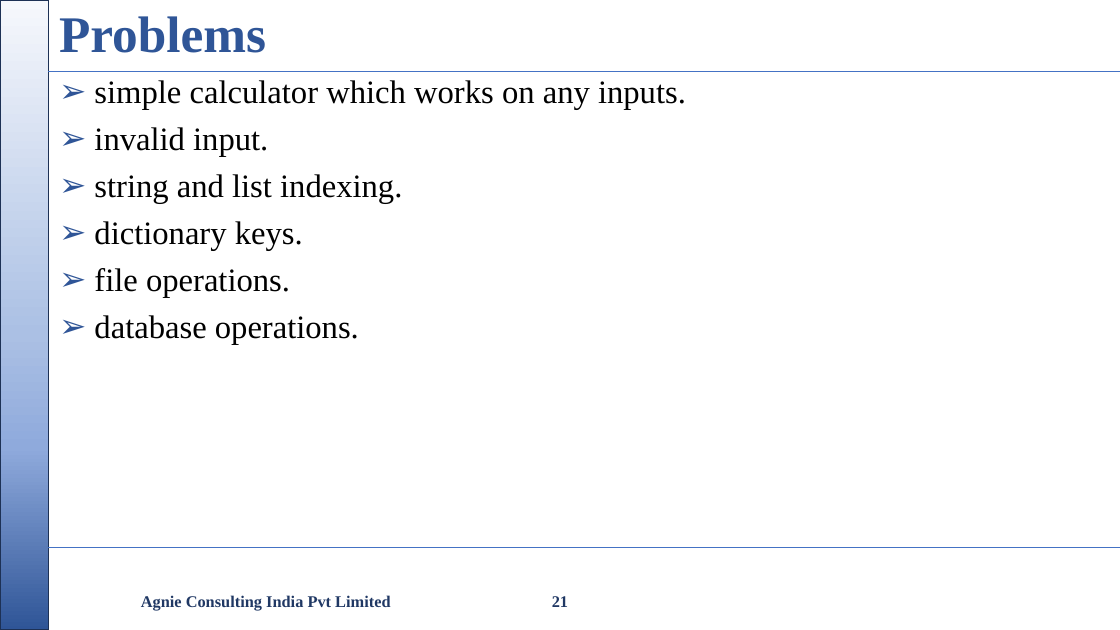
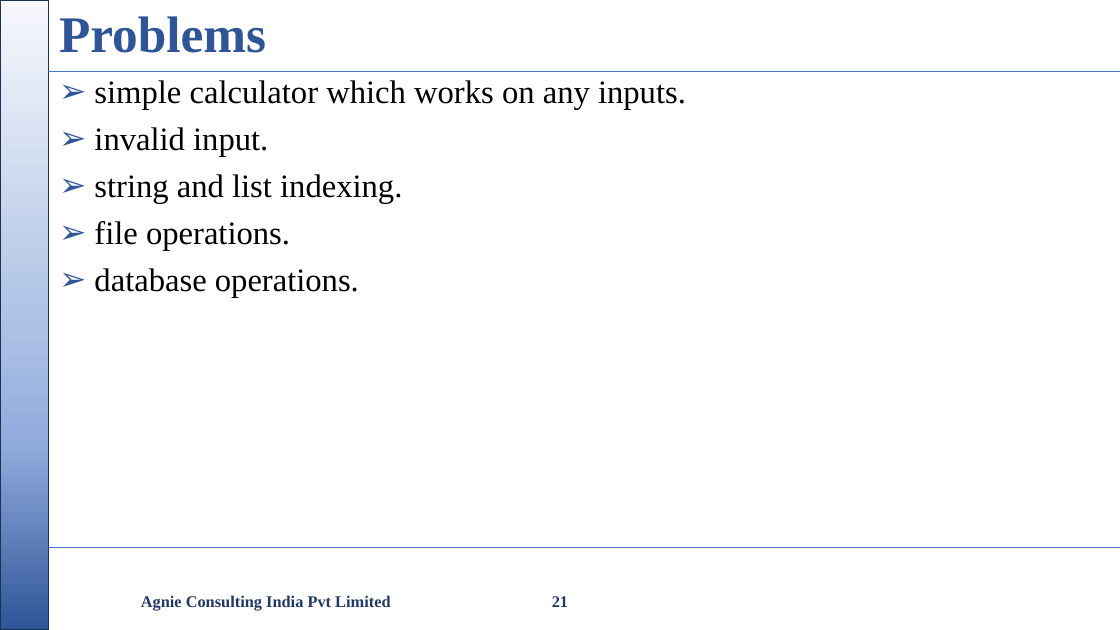
Before and after one commit to nikishdaniel1-del/Python-Cls, a slide deck: slide 21 of python class/Python Class.pptx. Drawn at 1120x630 pixels with LibreOffice and Linux fonts; fonts in the diff are those of the drawing; background and template pictures are left out. Boxes give left, top, right and bottom in pixels: in the first picture for what was removed or moved away, otherwise in the second. Text is boxed around its words. In the diff, an @@ line names an element or a change of style, - is before the commit and + after.

```diff
--- a/python class/Python Class.pptx
+++ b/python class/Python Class.pptx
@@ text at [94,221,303,251]: paragraph removed @@
-➢ dictionary keys.
```
Also in this commit, not shown: 6 other slides changed, 4 other files.
